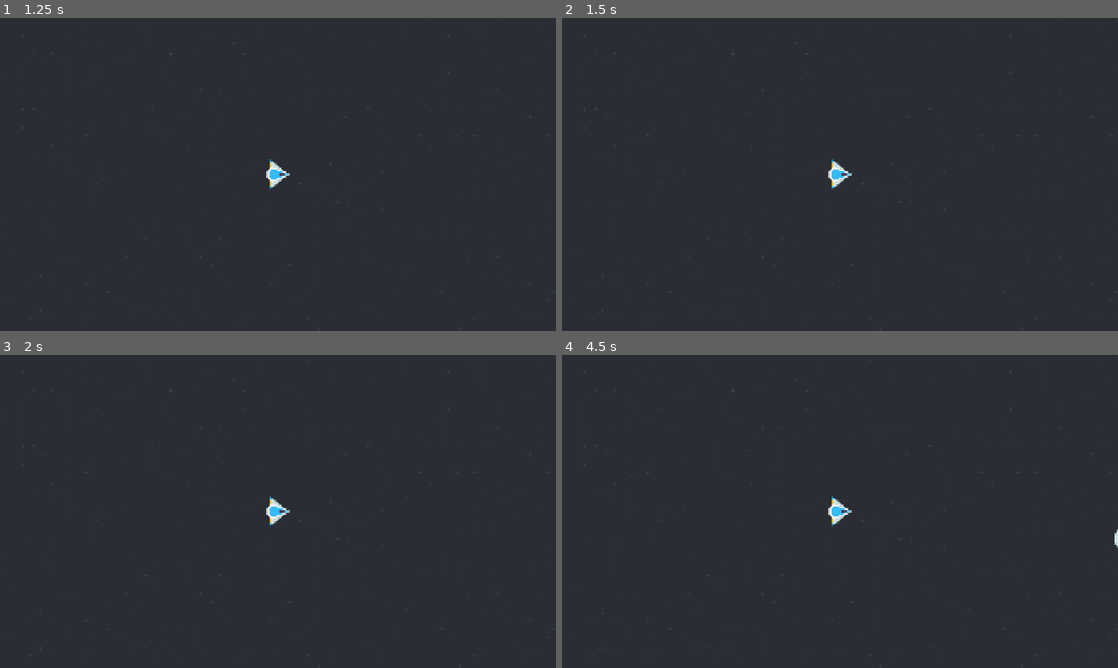
Above: before the commit, frames 1-4 (two rows, left to right).
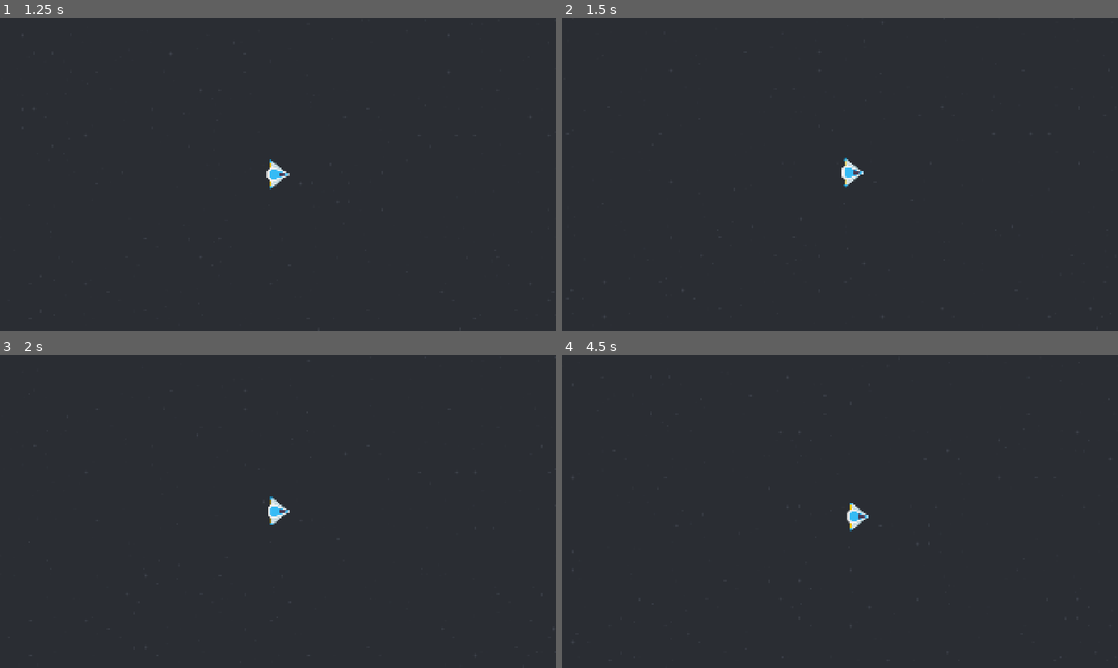
Above: after the commit, the same moments.

Repository: two-sticks-and-a-rock/space-arcade
Game: Godot game, scene res://scenes/main.tscn
Same seed, same stepped clock (60 frames per second), same inputs: the game is played once before the commit and once after it.
Inputs (mouse positions are in pixels of both pictures, inside the frame that each line leads up to):
- Up to frame 1 (1.25 s): tap Enter at 0.5 s; move the mouse to (400, 158) at 0.52 s; press the mouse at (400, 158) at 0.53 s
- Up to frame 2 (1.5 s): tap Space at 1.25 s; move the mouse to (728, 190) at 1.27 s; release the mouse at (728, 190) at 1.28 s; click (728, 190) at 1.35 s
- Up to frame 3 (2 s): no input
- Up to frame 4 (4.5 s): move the mouse to (895, 442) at 2.02 s; press the mouse at (895, 442) at 2.03 s; tap Enter at 2.75 s; move the mouse to (812, 574) at 2.77 s; release the mouse at (812, 574) at 2.78 s; click (812, 574) at 2.85 s; move the mouse to (1006, 558) at 3.52 s; press the mouse at (1006, 558) at 3.53 s; tap Space at 4.25 s; move the mouse to (673, 464) at 4.27 s; release the mouse at (673, 464) at 4.28 s; click (673, 464) at 4.35 s

Frame 1 is identical in both runs. In frame 2, 0.3% of the frame differs, in the area x 47-55%, y 44-55%; in frame 3, less than 0.1%; in frame 4, 0.4%, in the area x 47-100%, y 45-62%.

Commit message:
custom camerawork

Diff:
--- a/scenes/player/player.tscn
+++ b/scenes/player/player.tscn
@@ -3,6 +3,7 @@
 [ext_resource type="Texture2D" uid="uid://bxqn8riy2auod" path="res://art/sprites/player/playerShip3_blue.png" id="1_3vyb7"]
 [ext_resource type="Script" uid="uid://d02iqtql42dlw" path="res://scenes/player/player.gd" id="1_g2els"]
 [ext_resource type="Script" uid="uid://cg3xb6odenjtk" path="res://scenes/player/slingshot.gd" id="3_gmlin"]
+[ext_resource type="PackedScene" uid="uid://dqg2sovwx03w3" path="res://scenes/player/player_cam.tscn" id="3_lvxji"]
 
 [sub_resource type="SpriteFrames" id="SpriteFrames_kcn5b"]
 animations = [{
@@ -31,9 +32,7 @@
 [node name="CollisionShape2D" type="CollisionShape2D" parent="." unique_id=697972149]
 shape = SubResource("CircleShape2D_gmlin")
 
+[node name="PlayerCam" parent="." unique_id=366946419 instance=ExtResource("3_lvxji")]
+
 [node name="slingshot" type="Line2D" parent="." unique_id=1362438699]
 script = ExtResource("3_gmlin")
-
-[node name="Camera2D" type="Camera2D" parent="." unique_id=1719499633]
-process_callback = 0
-position_smoothing_enabled = true
--- /dev/null
+++ b/scenes/player/player_cam.gd
@@ -0,0 +1,10 @@
+extends Camera2D
+
+
+func _ready():
+	pass # Replace with function body.
+
+
+func _physics_process(delta):
+	position -= Mover.get_movement()*delta
+	position = lerp(position, Vector2.ZERO, 0.1)
--- /dev/null
+++ b/scenes/player/player_cam.tscn
@@ -0,0 +1,6 @@
+[gd_scene format=3 uid="uid://dqg2sovwx03w3"]
+
+[ext_resource type="Script" uid="uid://dlldytuwniml8" path="res://scenes/player/player_cam.gd" id="1_rrte4"]
+
+[node name="PlayerCam" type="Camera2D" unique_id=366946419]
+script = ExtResource("1_rrte4")
Not shown, added: scenes/player/player_cam.gd.uid
